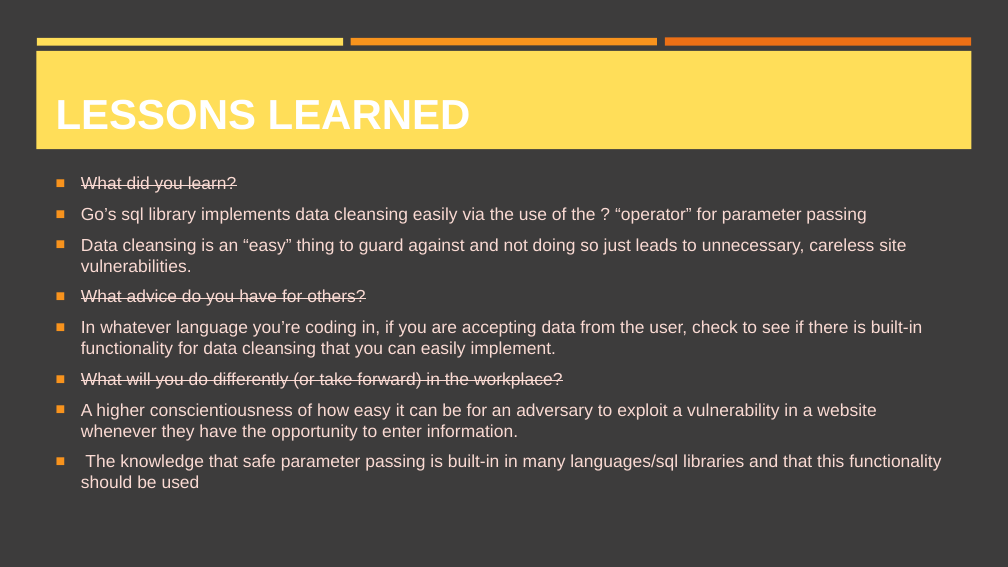
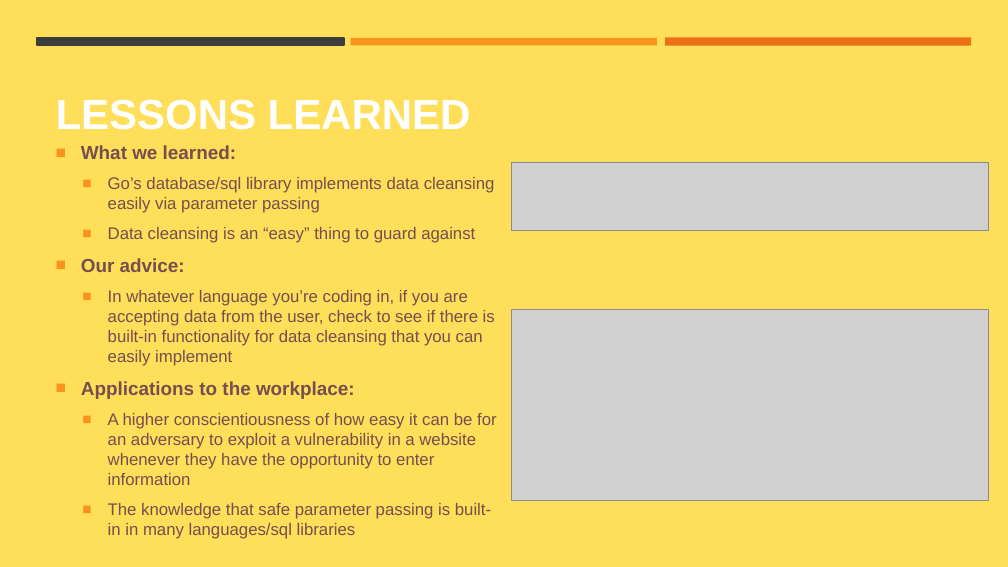
Before and after one commit to athoney/cosc3765_project, a slide deck: slide 5 of Project Presentation.pptx. Drawn at 1008x567 pixels with LibreOffice and Linux fonts; fonts in the diff are those of the drawing; grey boxes stand for pictures. Boxes give left, top, right and bottom in pixels: in the first picture for what was removed or moved away, otherwise in the second. Text is boxed around its words. In the diff, an @@ line names an element or a change of style, - is before the commit and + after.

Commit message:
Almost finalized project presentation (also now with pictures)

```diff
--- a/Project Presentation.pptx
+++ b/Project Presentation.pptx
@@ background #3D3C3C to #FFDE59 @@
@@ rectangle removed at (x1=36, y1=51, x2=972, y2=149) @@
@@ rectangle removed at (x1=37, y1=38, x2=343, y2=45) @@
@@ rectangle added at (x1=37, y1=38, x2=345, y2=45), fill #3D3C3C, outline #3D3C3C 1.75 pt @@
@@ text at (x1=81, y1=145, x2=497, y2=539): text changed; size 16.6 to 16 pt; text colour #FADAD3 to #764E4E @@
-■ What did you learn?
-■ Go’s sql library implements data cleansing easily via the use of the ? “operator” for parameter passing
-■ Data cleansing is an “easy” thing to guard against and not doing so just leads to unnecessary, careless site vulnerabilities.
-■ What advice do you have for others?
-■ In whatever language you’re coding in, if you are accepting data from the user, check to see if there is built-in functionality for data cleansing that you can easily implement.
-■ What will you do differently (or take forward) in the workplace?
-■ A higher conscientiousness of how easy it can be for an adversary to exploit a vulnerability in a website whenever they have the opportunity to enter information.
-■ The knowledge that safe parameter passing is built-in in many languages/sql libraries and that this functionality should be used
+■ What we learned:
+  ■ Go’s database/sql library implements data cleansing easily via parameter passing
+  ■ Data cleansing is an “easy” thing to guard against
+■ Our advice:
+  ■ In whatever language you’re coding in, if you are accepting data from the user, check to see if there is built-in functionality for data cleansing that you can easily implement
+■ Applications to the workplace:
+  ■ A higher conscientiousness of how easy it can be for an adversary to exploit a vulnerability in a website whenever they have the opportunity to enter information
+  ■ The knowledge that safe parameter passing is built-in in many languages/sql libraries
@@ picture added at (x1=511, y1=162, x2=988, y2=231) @@
@@ picture added at (x1=511, y1=309, x2=988, y2=500) @@
```
Also in this commit, not shown: 2 other slides changed, 1 slide added, 1 slide removed.
